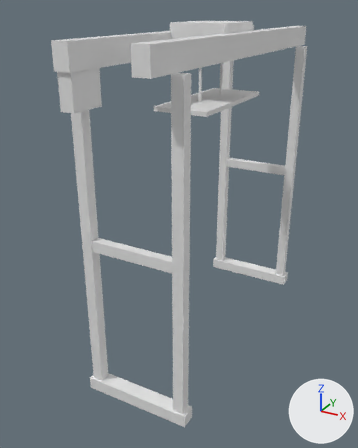
Two versions of the Blender file assets/models/crane.blend, one commit apart.
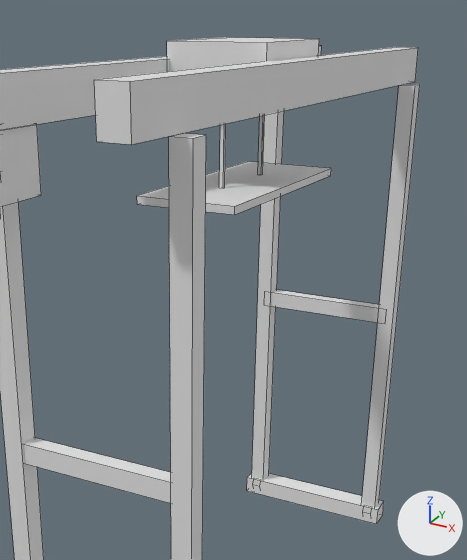
Each version appears first whole from a 50 mm lens placed at (10.3, -21.9, 17.0), pointed at (-1.0, -1.3, 6.7), and next in a close-up on the part from 22% to 93% of the width and 0% to 68% of the height. The lights are fixed; the arrows at lower right show +X, +Y and +Z. The older version's two pictures come first. The close-ups show mesh edges as thin lines.

In view in the first close-up: 'Crane'.
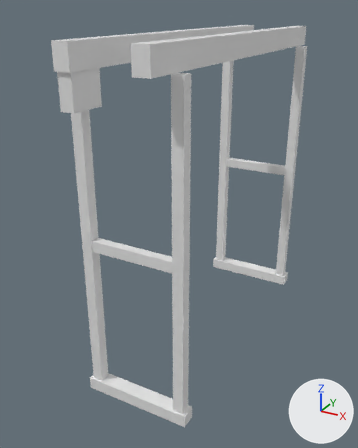
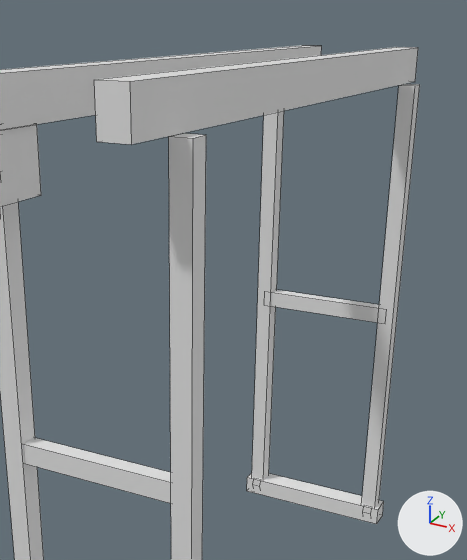
The change, as a diff of the scene's bpy script:
```diff
--- a/assets/models/crane.blend.py
+++ b/assets/models/crane.blend.py
@@ me_crane @@
 # used by ob_crane; location = (0.0, 0.0, 0.0)
-me_crane.from_pydata(...)  # 192 vertices, 136 faces; spans x -2.6..2.6, y -8.5..8.5, z 0.0..16.4
+me_crane.from_pydata(...)  # 160 vertices, 112 faces; spans x -2.6..2.6, y -8.5..8.5, z 0.0..16.0
+# me_crane part 1: the loose piece of 8 vertices spanning x -1.3..1.3, y -1.6..1.6, z 15.2..16.4 is deleted
+# me_crane part 2: the loose piece of 8 vertices spanning x -1.3..1.3, y -3.1..3.1, z 12.8..13.0 is deleted
+# me_crane part 3: the loose piece of 8 vertices spanning x -0.1..0.1, y -1.2..-1.1, z 13.0..15.2 is deleted
+# me_crane part 4: the loose piece of 8 vertices spanning x -0.1..0.1, y 1.1..1.2, z 13.0..15.2 is deleted
 me_crane.materials.append(mat_crane)
@@ me_crane @@
 me_crane.materials.append(mat_glass)
-me_crane.materials.append(mat_metal)  # white #e7e7e7
```

Boxes (x1, y1, x2, y2) around the edits, measured in the close-ups (467 x 560 px):
'Crane', reshaped: before (0, 37, 420, 560); after (0, 45, 420, 560)
part 1 of me_crane, deleted: before (167, 37, 319, 72)
part 2 of me_crane, deleted: before (137, 161, 331, 215)
part 3 of me_crane, deleted: before (219, 124, 226, 188)
part 4 of me_crane, deleted: before (258, 115, 265, 175)
